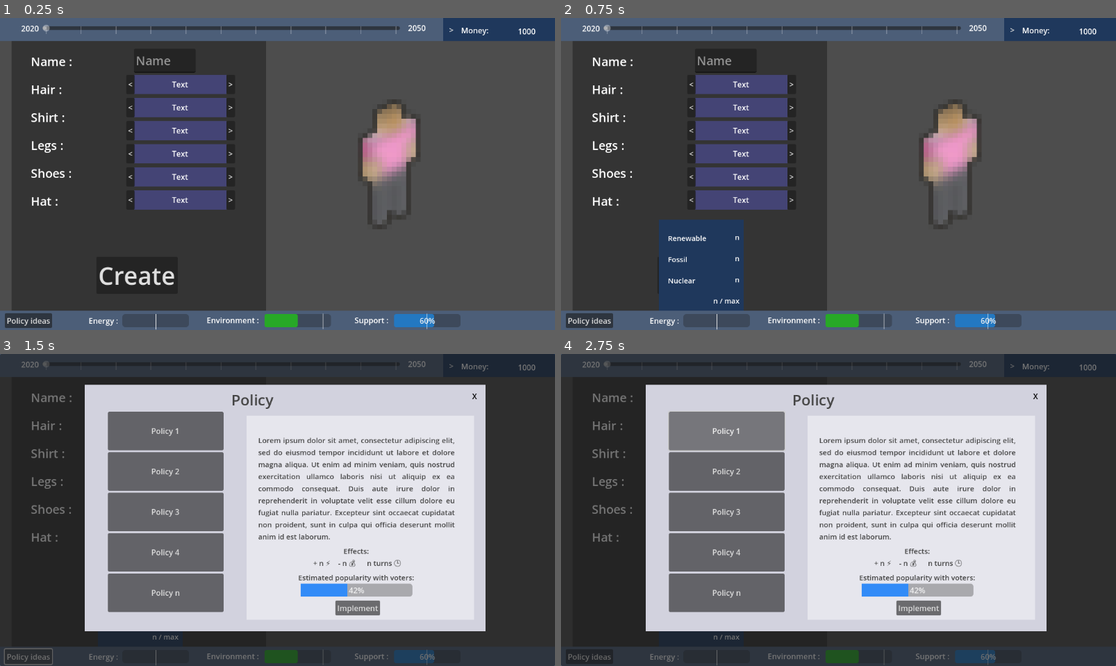
Above: before the commit, frames 1-4 (two rows, left to right).
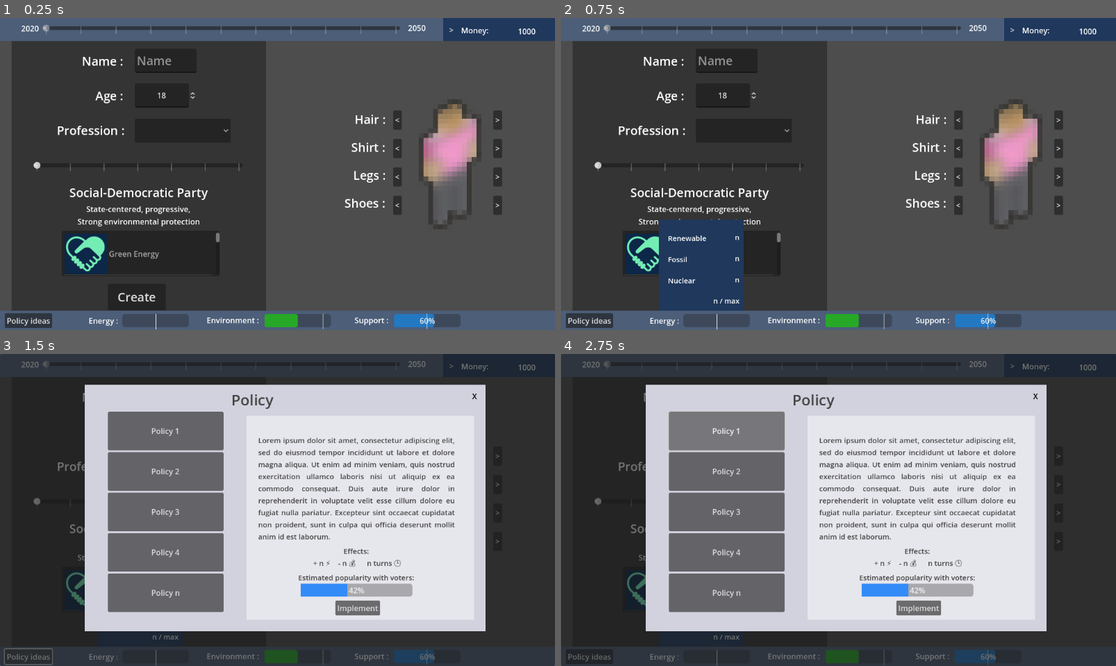
Above: after the commit, the same moments.

Repository: astonedf/SURE_PoC
Game: Godot game, scene res://Scenes/avatar_creation.tscn
Two runs of this game, one before a commit and one after it. Both use one fixed random seed, a clock stepped at 60 frames per second and the inputs below. This scene is started directly instead of the project's main scene.
Inputs (mouse positions are in pixels of both pictures, inside the frame that each line leads up to):
- Up to frame 1 (0.25 s): no input
- Up to frame 2 (0.75 s): click (699, 317) at 0.52 s
- Up to frame 3 (1.5 s): click "Policy ideas" at 1.25 s
- Up to frame 4 (2.75 s): click "Policy 1" at 2 s

The runs differ from the first frame. In frame 1, 14% of the frame differs, in the area x 5-91%, y 12-91%; in frame 2, 13%; in frame 3, 0.7%; in frame 4, 0.7%.

Commit message:
avatar creation

Diff:
--- /dev/null
+++ b/SURE/Scenes/avatar_creation.gd
@@ -0,0 +1,35 @@
+extends Control
+
+var parties = [
+	"Social-democratic Party",
+	"Green Party",
+	"Green Liberal Party",
+	"Independant/No Party Affiliation",
+	"Christian-democratic Party",
+	"Liberal Party",
+	"Conservative Party",
+]
+
+var def = [
+	"State-centered, progressive, Strong environmental protection",
+	"State-centered, progressive, Strong environmental protection",
+	"Mix, progressive, Strong environmental protection",
+	"No positions",
+	"Mix, Conservative, Status Quo",
+	"Free Market, Progressive, Status Quo",
+	"Free Market, Conservative, Status Quo",
+
+]
+# Called when the node enters the scene tree for the first time.
+func _ready():
+	pass # Replace with function body.
+
+
+# Called every frame. 'delta' is the elapsed time since the previous frame.
+func _process(delta):
+	pass
+
+
+func _on_h_slider_value_changed(value):
+	$Party.text = parties[value]
+	$Def.text = def[value]
--- a/SURE/Scenes/avatar_creation.tscn
+++ b/SURE/Scenes/avatar_creation.tscn
@@ -1,7 +1,14 @@
-[gd_scene load_steps=3 format=3 uid="uid://bho2104p5e0rx"]
+[gd_scene load_steps=10 format=3 uid="uid://bho2104p5e0rx"]
 
 [ext_resource type="PackedScene" uid="uid://qnw77bjuu8jw" path="res://Scenes/char_select.tscn" id="1_3ecar"]
+[ext_resource type="Script" path="res://Scenes/avatar_creation.gd" id="1_5vj1s"]
 [ext_resource type="Texture2D" uid="uid://byjtw7q3281rv" path="res://Assets/People/people_6_d.png" id="1_y3qam"]
+[ext_resource type="Texture2D" uid="uid://crq37voiwqvfg" path="res://wellfare.PNG" id="4_o85xl"]
+[ext_resource type="Texture2D" uid="uid://cusbv626fci2u" path="res://union.PNG" id="5_ee66h"]
+[ext_resource type="Texture2D" uid="uid://c77oa3o1151jn" path="res://taxcuts.PNG" id="6_0cy1c"]
+[ext_resource type="Texture2D" uid="uid://bfkx0xpu20hoc" path="res://socialjustice.PNG" id="7_bv3h4"]
+[ext_resource type="Texture2D" uid="uid://q0bfegicriuu" path="res://freemarket.PNG" id="8_6xppx"]
+[ext_resource type="Texture2D" uid="uid://bu36804cwpgvr" path="res://nationalism.PNG" id="9_pii1b"]
 
 [node name="AvatarCreation" type="Control"]
 layout_mode = 3
@@ -10,6 +17,7 @@
 anchor_bottom = 1.0
 grow_horizontal = 2
 grow_vertical = 2
+script = ExtResource("1_5vj1s")
 
 [node name="MarginContainer" type="MarginContainer" parent="."]
 layout_mode = 1
@@ -27,23 +35,17 @@
 
 [node name="VBoxContainer" type="VBoxContainer" parent="MarginContainer/ColorRect"]
 layout_mode = 2
-offset_left = 40.0
-offset_top = 40.0
-offset_right = 168.0
-offset_bottom = 536.0
-
-[node name="Label6" type="Label" parent="MarginContainer/ColorRect/VBoxContainer"]
-custom_minimum_size = Vector2(0, 54)
-layout_mode = 2
-theme_override_font_sizes/font_size = 25
-text = "Name :"
-vertical_alignment = 1
+offset_left = 648.0
+offset_top = 160.0
+offset_right = 776.0
+offset_bottom = 488.0
 
 [node name="Label" type="Label" parent="MarginContainer/ColorRect/VBoxContainer"]
 custom_minimum_size = Vector2(0, 54)
 layout_mode = 2
 theme_override_font_sizes/font_size = 25
 text = "Hair :"
+horizontal_alignment = 2
 vertical_alignment = 1
 
 [node name="Label2" type="Label" parent="MarginContainer/ColorRect/VBoxContainer"]
@@ -51,6 +53,7 @@
 layout_mode = 2
 theme_override_font_sizes/font_size = 25
 text = "Shirt :"
+horizontal_alignment = 2
 vertical_alignment = 1
 
 [node name="Label3" type="Label" parent="MarginContainer/ColorRect/VBoxContainer"]
@@ -58,6 +61,7 @@
 layout_mode = 2
 theme_override_font_sizes/font_size = 25
 text = "Legs :"
+horizontal_alignment = 2
 vertical_alignment = 1
 
 [node name="Label4" type="Label" parent="MarginContainer/ColorRect/VBoxContainer"]
@@ -65,57 +69,161 @@
 layout_mode = 2
 theme_override_font_sizes/font_size = 25
 text = "Shoes :"
-vertical_alignment = 1
-
-[node name="Label5" type="Label" parent="MarginContainer/ColorRect/VBoxContainer"]
-custom_minimum_size = Vector2(0, 54)
-layout_mode = 2
-theme_override_font_sizes/font_size = 25
-text = "Hat :"
+horizontal_alignment = 2
 vertical_alignment = 1
 
 [node name="VBoxContainer2" type="VBoxContainer" parent="MarginContainer/ColorRect"]
 layout_mode = 2
-offset_left = 254.0
-offset_top = 40.0
-offset_right = 382.0
-offset_bottom = 536.0
-
-[node name="Label6" type="LineEdit" parent="MarginContainer/ColorRect/VBoxContainer2"]
+offset_left = 808.0
+offset_top = 168.0
+offset_right = 936.0
+offset_bottom = 664.0
+
+[node name="CharSelect" parent="MarginContainer/ColorRect/VBoxContainer2" instance=ExtResource("1_3ecar")]
+layout_mode = 2
+
+[node name="CharSelect2" parent="MarginContainer/ColorRect/VBoxContainer2" instance=ExtResource("1_3ecar")]
+layout_mode = 2
+
+[node name="CharSelect3" parent="MarginContainer/ColorRect/VBoxContainer2" instance=ExtResource("1_3ecar")]
+layout_mode = 2
+
+[node name="CharSelect4" parent="MarginContainer/ColorRect/VBoxContainer2" instance=ExtResource("1_3ecar")]
+layout_mode = 2
+
+[node name="Button" type="Button" parent="MarginContainer/ColorRect"]
+layout_mode = 0
+offset_left = 200.0
+offset_top = 528.0
+offset_right = 320.0
+offset_bottom = 583.0
+theme_override_font_sizes/font_size = 25
+text = "Create"
+
+[node name="Label6" type="LineEdit" parent="."]
 custom_minimum_size = Vector2(0, 50)
 layout_mode = 2
+offset_left = 280.0
+offset_top = 64.0
+offset_right = 408.0
+offset_bottom = 114.0
 theme_override_font_sizes/font_size = 25
 placeholder_text = "Name"
 
-[node name="CharSelect" parent="MarginContainer/ColorRect/VBoxContainer2" instance=ExtResource("1_3ecar")]
-layout_mode = 2
-
-[node name="CharSelect2" parent="MarginContainer/ColorRect/VBoxContainer2" instance=ExtResource("1_3ecar")]
-layout_mode = 2
-
-[node name="CharSelect3" parent="MarginContainer/ColorRect/VBoxContainer2" instance=ExtResource("1_3ecar")]
-layout_mode = 2
-
-[node name="CharSelect4" parent="MarginContainer/ColorRect/VBoxContainer2" instance=ExtResource("1_3ecar")]
-layout_mode = 2
-
-[node name="CharSelect5" parent="MarginContainer/ColorRect/VBoxContainer2" instance=ExtResource("1_3ecar")]
-layout_mode = 2
-
-[node name="CharSelect6" parent="MarginContainer/ColorRect/VBoxContainer2" instance=ExtResource("1_3ecar")]
-layout_mode = 2
-
-[node name="Button" type="Button" parent="MarginContainer/ColorRect"]
-layout_mode = 0
-offset_left = 176.0
-offset_top = 472.0
-offset_right = 345.0
-offset_bottom = 549.0
-theme_override_font_sizes/font_size = 50
-text = "Create"
+[node name="Label7" type="SpinBox" parent="."]
+custom_minimum_size = Vector2(0, 50)
+layout_mode = 2
+offset_left = 280.0
+offset_top = 136.0
+offset_right = 408.0
+offset_bottom = 186.0
+min_value = 18.0
+max_value = 99.0
+value = 18.0
+alignment = 1
+
+[node name="Label8" type="OptionButton" parent="."]
+custom_minimum_size = Vector2(0, 50)
+layout_mode = 2
+offset_left = 280.0
+offset_top = 209.0
+offset_right = 408.0
+offset_bottom = 259.0
+theme_override_font_sizes/font_size = 25
+item_count = 3
+popup/item_0/text = "Farmer"
+popup/item_0/id = 0
+popup/item_1/text = "Office Worker"
+popup/item_1/id = 1
+popup/item_2/text = "Lawyer"
+popup/item_2/id = 2
 
 [node name="Sprite2D" type="Sprite2D" parent="."]
 texture_filter = 1
-position = Vector2(808, 304)
+position = Vector2(934, 304)
 scale = Vector2(10, 10)
 texture = ExtResource("1_y3qam")
+
+[node name="Label" type="Label" parent="."]
+layout_mode = 0
+offset_left = 170.0
+offset_top = 72.0
+offset_right = 264.0
+offset_bottom = 110.0
+theme_override_font_sizes/font_size = 25
+text = "Name : "
+
+[node name="Label2" type="Label" parent="."]
+layout_mode = 0
+offset_left = 198.0
+offset_top = 144.0
+offset_right = 292.0
+offset_bottom = 182.0
+theme_override_font_sizes/font_size = 25
+text = "Age : "
+
+[node name="Label3" type="Label" parent="."]
+layout_mode = 0
+offset_left = 118.0
+offset_top = 216.0
+offset_right = 265.0
+offset_bottom = 254.0
+theme_override_font_sizes/font_size = 25
+text = "Profession : "
+
+[node name="HSlider" type="HSlider" parent="."]
+layout_mode = 0
+offset_left = 69.0
+offset_top = 298.0
+offset_right = 504.0
+offset_bottom = 314.0
+max_value = 6.0
+tick_count = 7
+ticks_on_borders = true
+
+[node name="Party" type="Label" parent="."]
+layout_mode = 0
+offset_left = 64.0
+offset_top = 344.0
+offset_right = 512.0
+offset_bottom = 382.0
+theme_override_font_sizes/font_size = 25
+text = "Social-Democratic Party"
+horizontal_alignment = 1
+vertical_alignment = 1
+
+[node name="Def" type="Label" parent="."]
+layout_mode = 0
+offset_left = 160.0
+offset_top = 385.0
+offset_right = 416.0
+offset_bottom = 464.0
+text = "State-centered, progressive, Strong environmental protection"
+horizontal_alignment = 1
+autowrap_mode = 3
+
+[node name="ItemList" type="ItemList" parent="."]
+layout_mode = 0
+offset_left = 128.0
+offset_top = 442.0
+offset_right = 456.0
+offset_bottom = 536.0
+select_mode = 1
+max_text_lines = 3
+item_count = 7
+max_columns = 3
+item_0/text = "Green Energy"
+item_0/icon = ExtResource("4_o85xl")
+item_1/text = "Energy Sovereignty"
+item_1/icon = ExtResource("5_ee66h")
+item_2/text = "Energy Affordability"
+item_2/icon = ExtResource("6_0cy1c")
+item_3/text = "Free Energy Market"
+item_3/icon = ExtResource("7_bv3h4")
+item_4/text = "Flourishing Nature"
+item_4/icon = ExtResource("8_6xppx")
+item_5/text = "Preserve way of life"
+item_5/icon = ExtResource("9_pii1b")
+item_6/text = "Energy Sufficiency"
+
+[connection signal="value_changed" from="HSlider" to="." method="_on_h_slider_value_changed"]
--- a/SURE/Scenes/char_select.tscn
+++ b/SURE/Scenes/char_select.tscn
@@ -1,7 +1,7 @@
 [gd_scene format=3 uid="uid://qnw77bjuu8jw"]
 
 [node name="CharSelect" type="Control"]
-custom_minimum_size = Vector2(0, 44)
+custom_minimum_size = Vector2(0, 55)
 layout_mode = 3
 anchor_right = 0.181
 anchor_bottom = 0.049
@@ -11,6 +11,7 @@
 grow_vertical = 2
 
 [node name="ColorRect" type="ColorRect" parent="."]
+visible = false
 layout_mode = 0
 offset_right = 192.0
 offset_bottom = 40.0
--- a/SURE/Scenes/ui.tscn
+++ b/SURE/Scenes/ui.tscn
@@ -154,6 +154,7 @@
 max = 100
 
 [node name="Button" type="Button" parent="ColorRect"]
+layout_mode = 0
 offset_left = 10.0
 offset_top = 5.0
 offset_right = 108.0
